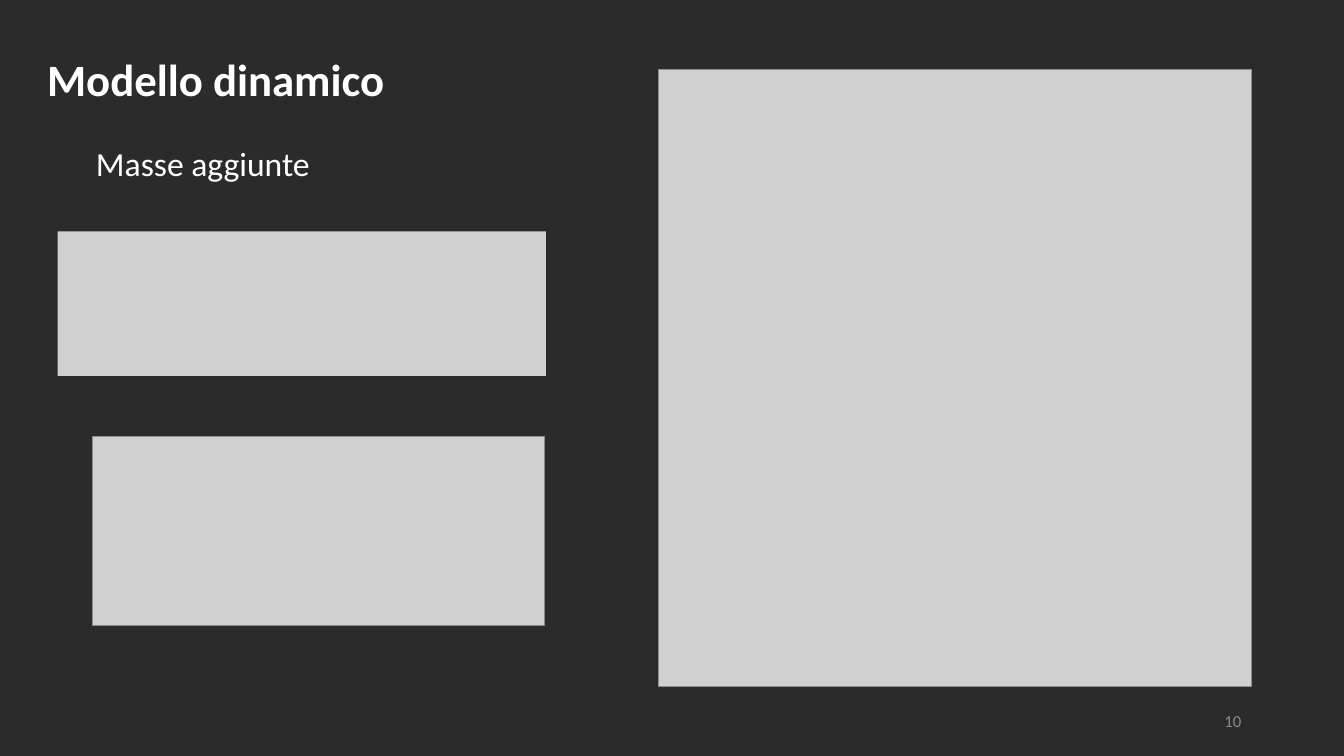
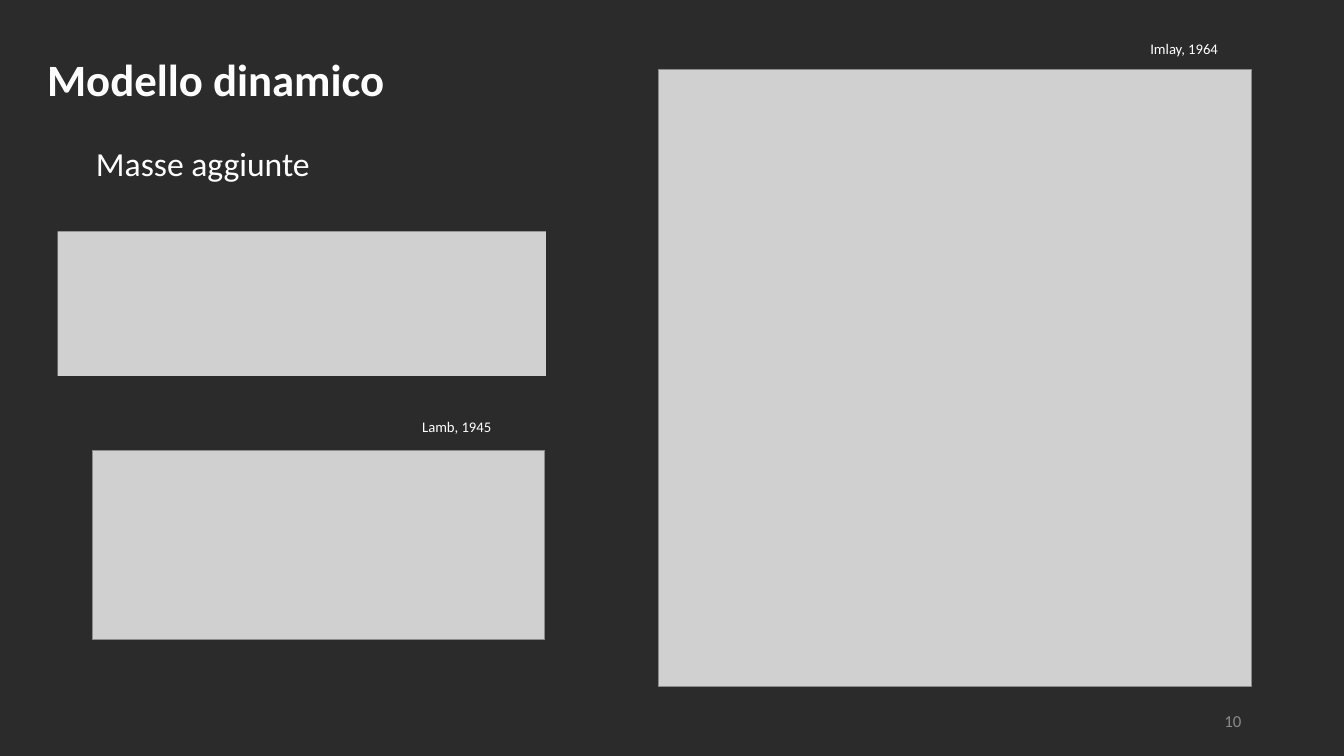
Before and after one commit to polifab/Subacquei_modello, a slide deck: slide 10 of presentazione.pptx. Drawn at 1344x756 pixels with LibreOffice and Linux fonts; fonts in the diff are those of the drawing; grey boxes stand for pictures; background and template pictures are left out; a plain dark background stands for a picture behind light text. Boxes give left, top, right and bottom in pixels: in the first picture for what was removed or moved away, otherwise in the second. Text is boxed around its words. In the diff, an @@ line names an element or a change of style, - is before the commit and + after.

```diff
--- a/presentazione.pptx
+++ b/presentazione.pptx
@@ text added at (1150,44,1218,57), 10.5 pt, text #FFFFFF @@
+Imlay, 1964
@@ text added at (422,421,492,434), 10.5 pt, text #FFFFFF @@
+Lamb, 1945
@@ picture: place and size @@
-picture at (93,437,544,626)
+picture at (93,451,544,640)
```
Also in this commit, not shown: 7 other slides changed, 7 slides added, 1 slide removed, 9 other files.
